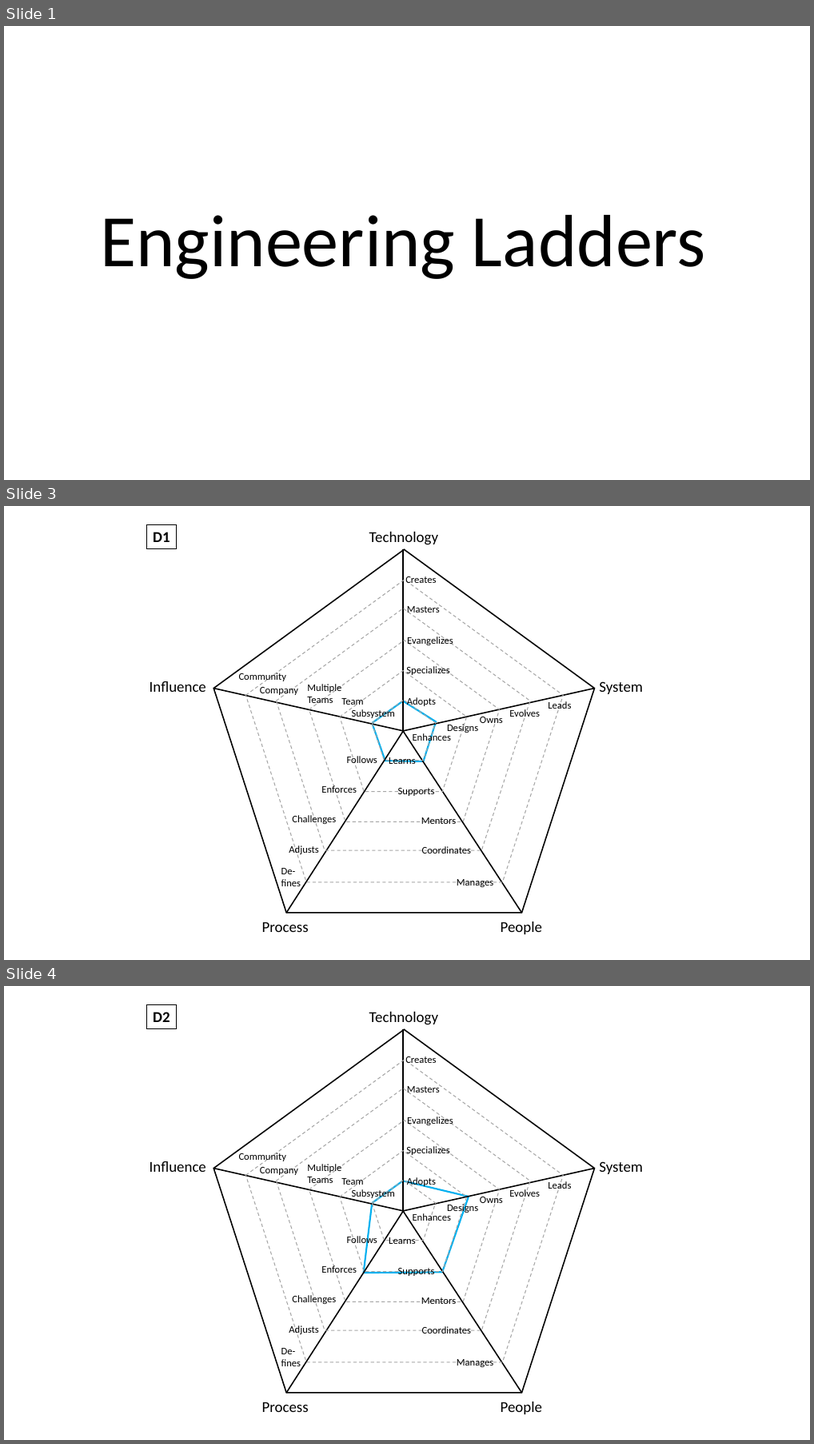
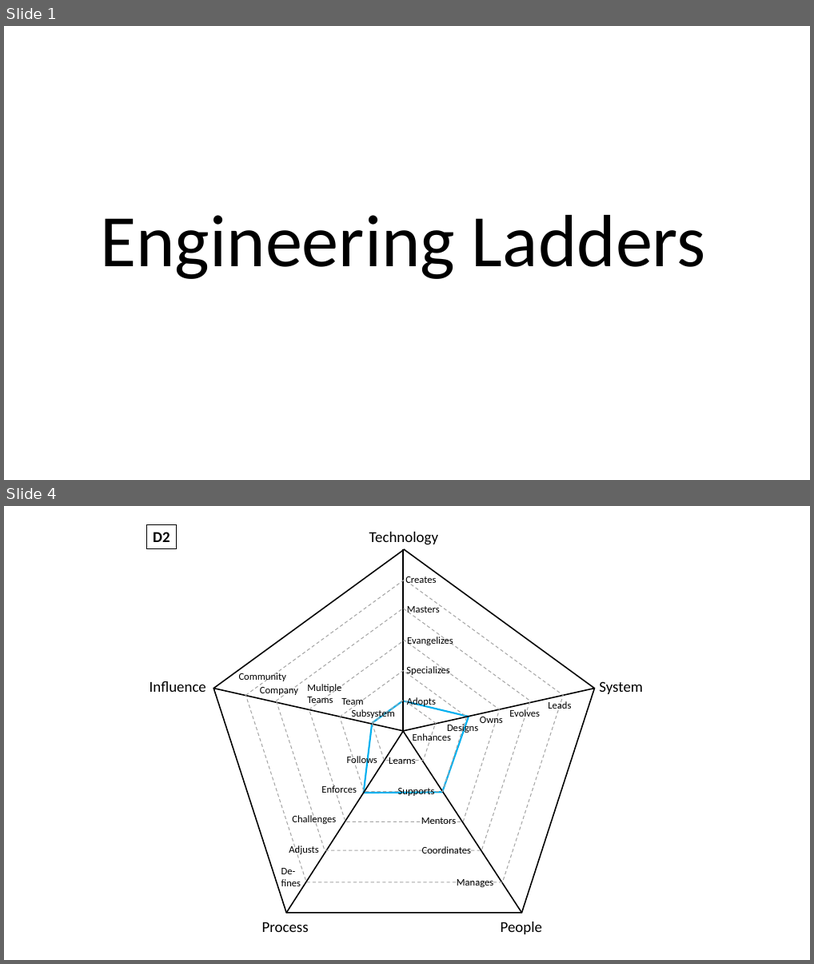
Before and after one commit to jrochamartins/engineeringladders, a slide deck: charts/charts.pptx. Shown one above the other, each under a label of ours: slides 1, 3 and 4 before the commit, slides 1 and 4 after it; the slides between them are not shown. The pictures are 814x1444 and 814x964 pixels, drawn with LibreOffice and Linux fonts; fonts in the diff are those of the drawing. Boxes give left, top, right and bottom in pixels: in the first picture for what was removed or moved away, otherwise in the second. Text is boxed around its words. In the diff, an @@ line names an element or a change of style, - is before the commit and + after.

```diff
--- a/charts/charts.pptx
+++ b/charts/charts.pptx
@@ slide 3 removed at [4,506,810,960], background #FFFFFF @@
@@ group removed at [146,524,643,934]: 30 texts, 10 lines, 6 pentagons, 1 rectangle @@
-D1
-Adopts
-Specializes
-Evangelizes
-Masters
-Creates
-Technology
-Enhances
-Designs
-Owns
-Evolves
-Leads
-System
-Subsystem
-Team
-Multiple
-Teams
-Company
-Community
-Influence
-People
-Process
-Learns
-Supports
-Mentors
-Coordinates
-Manages
-Follows
-Enforces
-Challenges
-Adjusts
-De-
-fines
```
Also in this commit, not shown: 2 slides added, 1 other slide removed, 52 other files.
